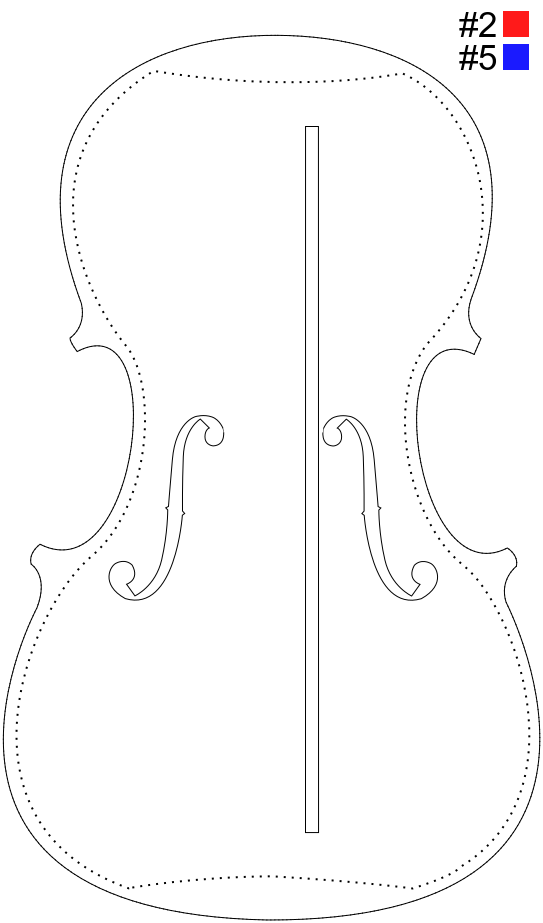
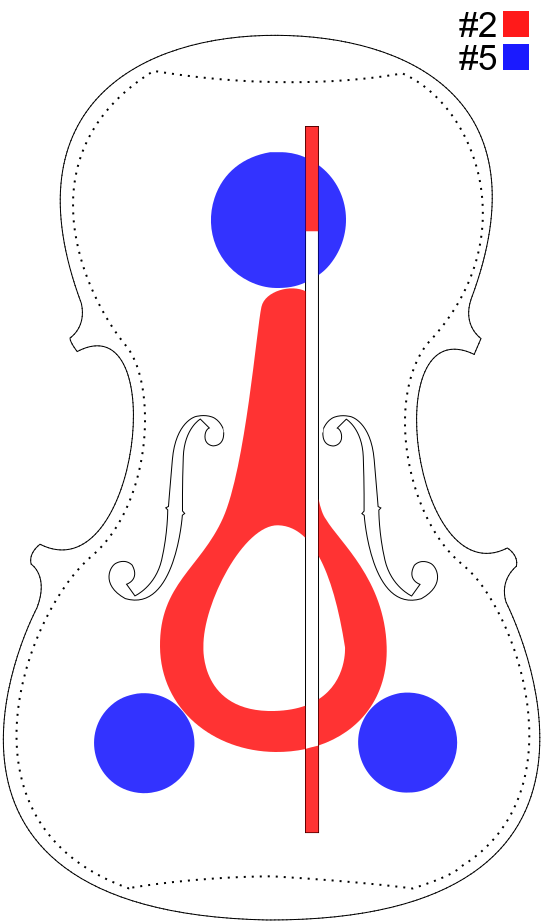
The second 543 x 923 image is a revision of the first. Changes to its layers:
showed "5S" over 94, 152, 458, 794
showed "2S" over 160, 126, 387, 833
